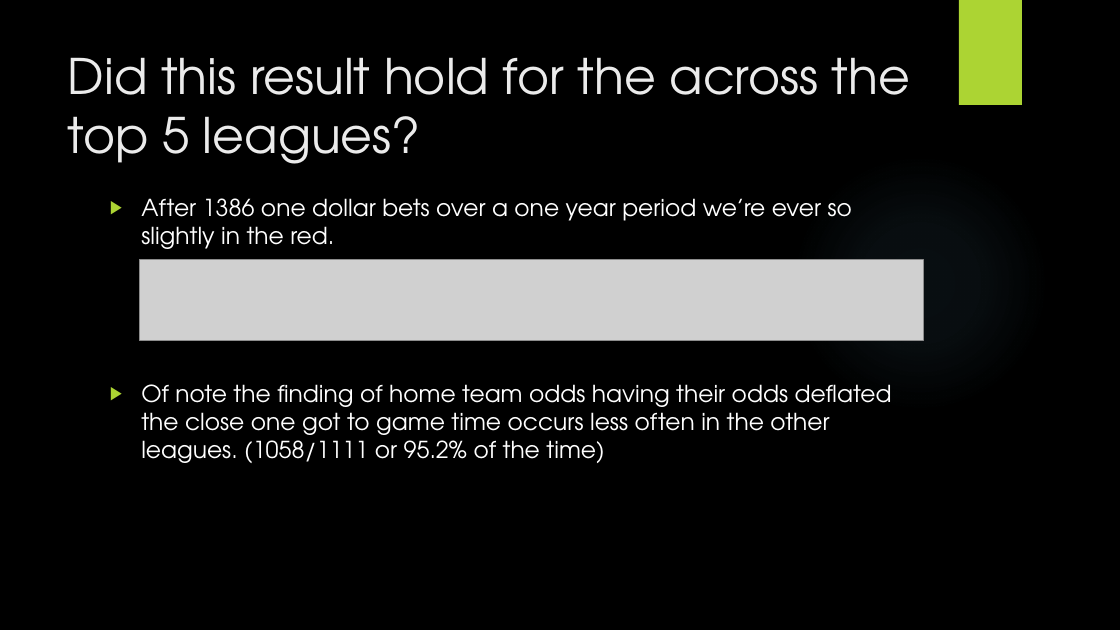
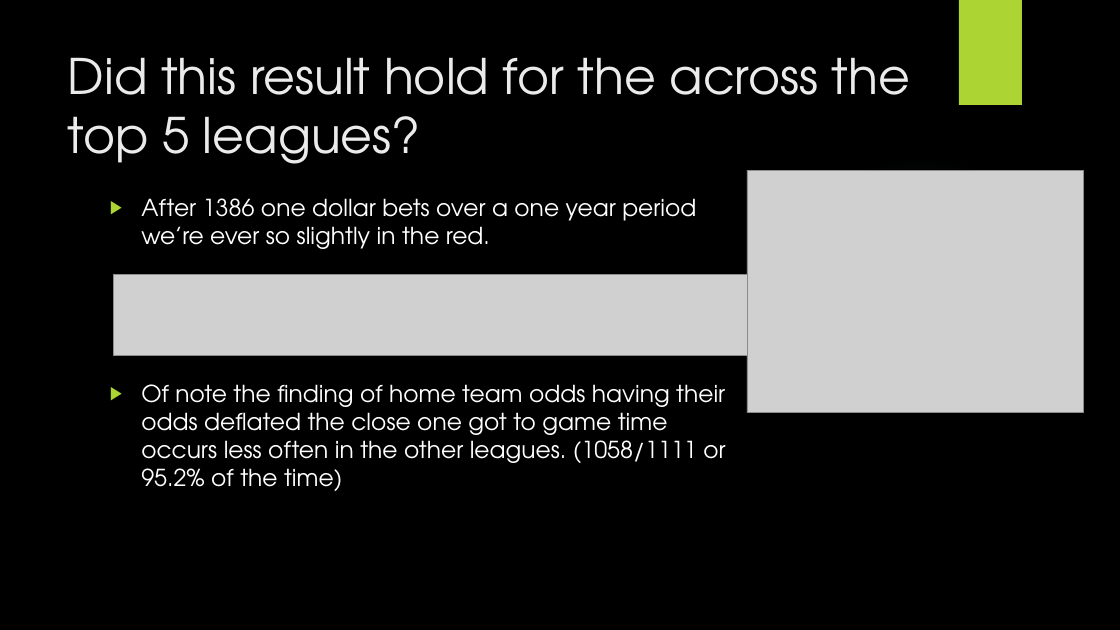
Before and after one commit to samerarbaji/project1, a slide deck: slide 12 of Cleansing/Project1/Sports Betting.pptx. Drawn at 1120x630 pixels with LibreOffice and Linux fonts; fonts in the diff are those of the drawing; grey boxes stand for pictures; background and template pictures are left out. Boxes give left, top, right and bottom in pixels: in the first picture for what was removed or moved away, otherwise in the second. Text is boxed around its words. In the diff, an @@ line names an element or a change of style, - is before the commit and + after.

Commit message:
moving odds graph

```diff
--- a/Cleansing/Project1/Sports Betting.pptx
+++ b/Cleansing/Project1/Sports Betting.pptx
@@ picture added at (x1=747, y1=171, x2=1083, y2=413) @@
@@ text "After 1386 one dollar bets ..." rewrapped from (x1=141, y1=198, x2=892, y2=463) to (x1=141, y1=198, x2=725, y2=491) @@
@@ picture moved from (x1=139, y1=259, x2=923, y2=340) to (x1=113, y1=275, x2=897, y2=356) @@
```
Also in this commit, not shown: 1 other slide changed, 1 other file.
